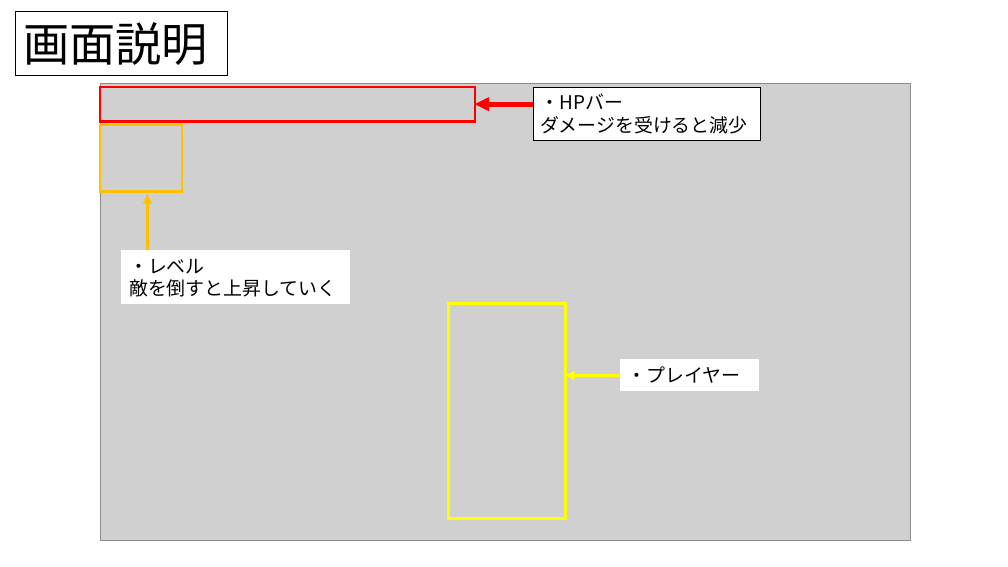
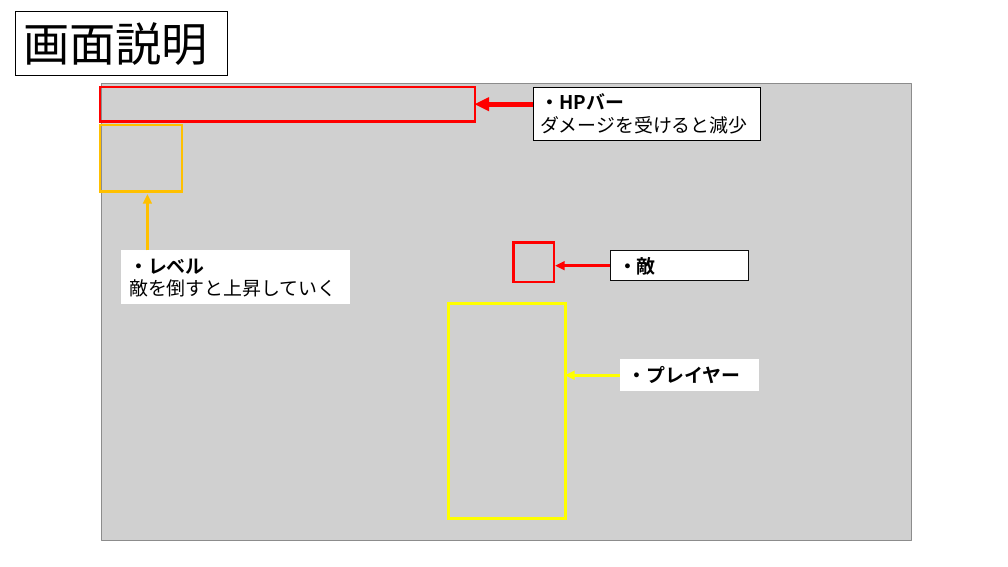
Before and after one commit to KawanoTakumi/2B-Team, a slide deck: slide 4 of Back To Home.pptx. Drawn at 1008x567 pixels with LibreOffice and Linux fonts; fonts in the diff are those of the drawing; grey boxes stand for pictures. Boxes give left, top, right and bottom in pixels: in the first picture for what was removed or moved away, otherwise in the second. Text is boxed around its words. In the diff, an @@ line names an element or a change of style, - is before the commit and + after.

```diff
--- a/Back To Home.pptx
+++ b/Back To Home.pptx
@@ text in rectangle at (x1=541, y1=93, x2=625, y2=110): bold on in "・HPバー" @@
@@ rectangle added at (x1=513, y1=243, x2=554, y2=283), outline #FF0000 2.25 pt @@
@@ arrow added from (611, 266) to (555, 266), #FF0000 3 pt @@
@@ rectangle added at (x1=611, y1=250, x2=749, y2=281), fill #FFFFFF, outline #0D0D0D 0.75 pt, 18 pt, text #000000, bold @@
+・敵
@@ rectangle "・プレイヤー" at (x1=621, y1=360, x2=758, y2=390): bold on @@
```
Also in this commit, not shown: 5 other slides changed.
